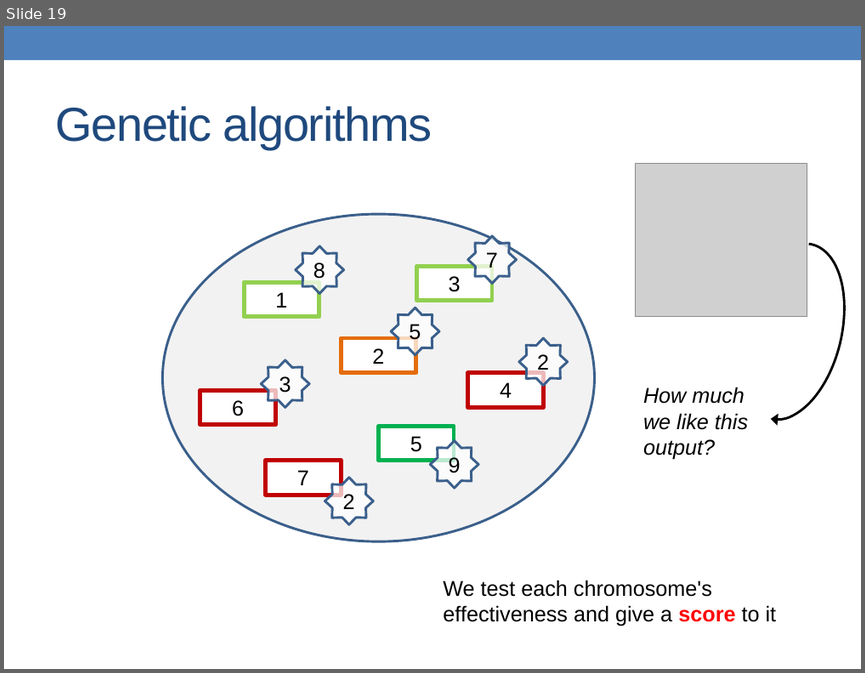
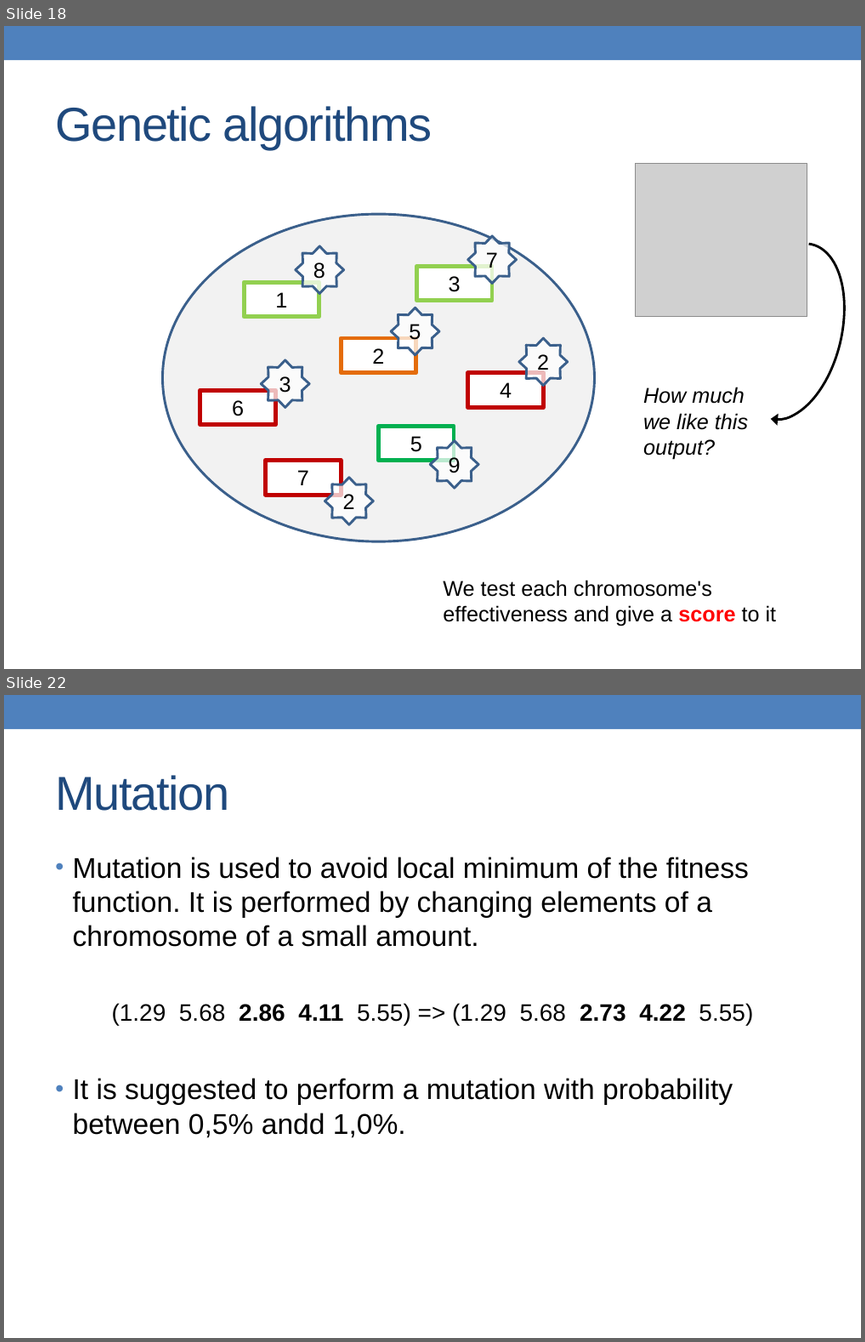
Before and after one commit to alessandrofrancesconi/carwin, a slide deck: presentation.pptx. Shown one above the other, each under a label of ours: slide 19 before the commit, slides 18 and 22 after it; the slides between them are not shown. The pictures are 865x673 and 865x1342 pixels, drawn with LibreOffice and Linux fonts; fonts in the diff are those of the drawing; grey boxes stand for pictures. Boxes give left, top, right and bottom in pixels: in the first picture for what was removed or moved away, otherwise in the second. Text is boxed around its words. In the diff, an @@ line names an element or a change of style, - is before the commit and + after.

```diff
--- a/presentation.pptx
+++ b/presentation.pptx
@@ slide 22 added at [4, 695, 861, 1338], background #FFFFFF; not listed: 1 template element that a slide beside it also shows @@
@@ title added at [55, 775, 229, 811], 40 pt, text #1F497D @@
+Mutation
@@ text added at [73, 857, 753, 1138], 24 pt, text #000000 @@
+• Mutation is used to avoid local minimum of the fitness function. It is performed by changing elements of a chromosome of a small amount.
+(1.29 5.68 2.86 4.11 5.55) => (1.29 5.68 2.73 4.22 5.55)
+• It is suggested to perform a mutation with probability between 0,5% andd 1,0%.
@@ what was slide 19 is now slide 18 @@
```
Also in this commit, not shown: 3 slides changed, 3 other slides added, 2 slides removed, 24 other files.
